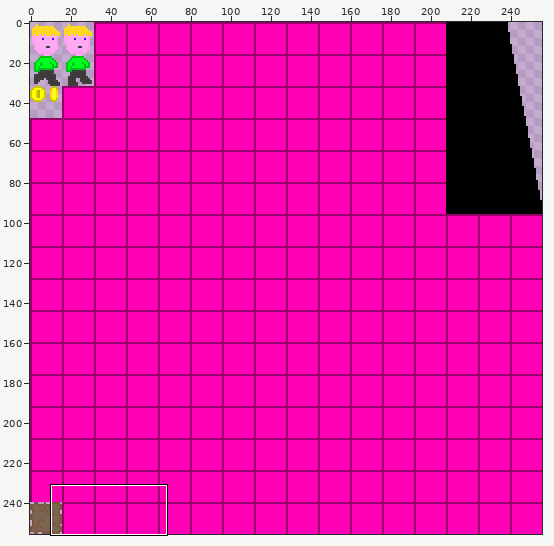
Edited in one commit: sprite sheet (resources/res/sprites.png). Above: a wide view before the commit, with the close-up outlined.
Close-up. Before:
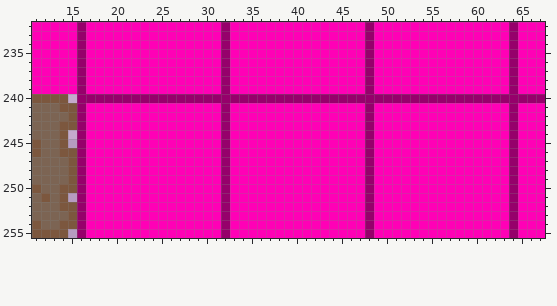
The file is 256x256 pixels. Pixels under 10% opacity are left out. Colours within 5 levels of each other are drawn and written as one. Shown: x 11..67, y 232..255.
Now the later version:
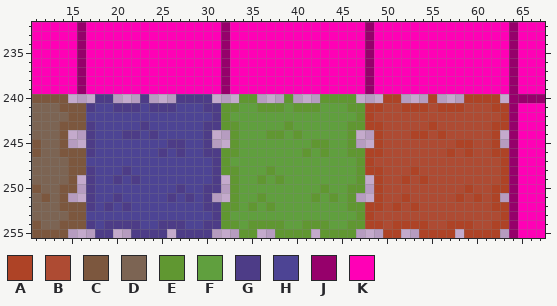
Palette (. is transparent): A #ae4326  B #ae4b33  C #7c573e  D #7c6453  E #609731  F #609f3e  G #4d3c87  H #4d4494  J #96006b  K #ff00b6
What changed:
Changed rows in their new state; - is an unchanged pixel.
first column x 16:
240 ..GG...G...GGGG...EE...E...EEEE...AA...A...AAAA.
241 CGHHGGGHGGGHHHGGEEFFEEEFEEEFFFEEAABBAAABAAABBBAA
242 CHHHHHHHHHHHHHHGEFFFFFFFFFFFFFFEABBBBBBBBBBBBBBA
243 CGHHHHHGHHHHHHGGEEFFFFFEFFFFFFEEAABBBBBABBBBBBAA
244 .GHHHGGHGHHHHHG..EFFFEEFEFFFFFE..ABBBAABABBBBBA.
245 .GHHHHHHHHGGHHG..EFFFFFFFFEEFFE..ABBBBBBBBAABBA.
246 CGHHHHHHHGHGHHGGEEFFFFFFFEFEFFEEAABBBBBBBABABBAA
247 CHHHHHHHHHHHHHHGEFFFFFFFFFFFFFFEABBBBBBBBBBBBBBA
248 CGHHHGHHHHHHHHHGEEFFFEFFFFFFFFFEAABBBABBBBBBBBBA
249 .GHHGHGHHHHHHHHG.EFFEFEFFFFFFFFE.ABBABABBBBBBBBA
250 .GHHHHHHHHHGHHGG.EFFFFFFFFFEFFEE.ABBBBBBBBBABBAA
251 .GHHGHHHHHGHGHG..EFFEFFFFFEFEFE..ABBABBBBBABABA.
252 CGHGHGHHHHHHHHGGEEFEFEFFFFFFFFEEAABABABBBBBBBBAA
253 CHHHHHHHHHHHHHHGEFFFFFFFFFFFFFFEABBBBBBBBBBBBBBA
254 CGHGGGGHHGGGHHGGEEFEEEEFFEEEFFEEAABAAAABBAAABBAA
255 ..GG..GGGG.GGGG...EE..EEEE.EEEE...AA..AAAA.AAAA.
Changed places in both close-ups, as pixel boxes (x1, y1, x2, y2):
changed: (77, 94, 509, 238)
